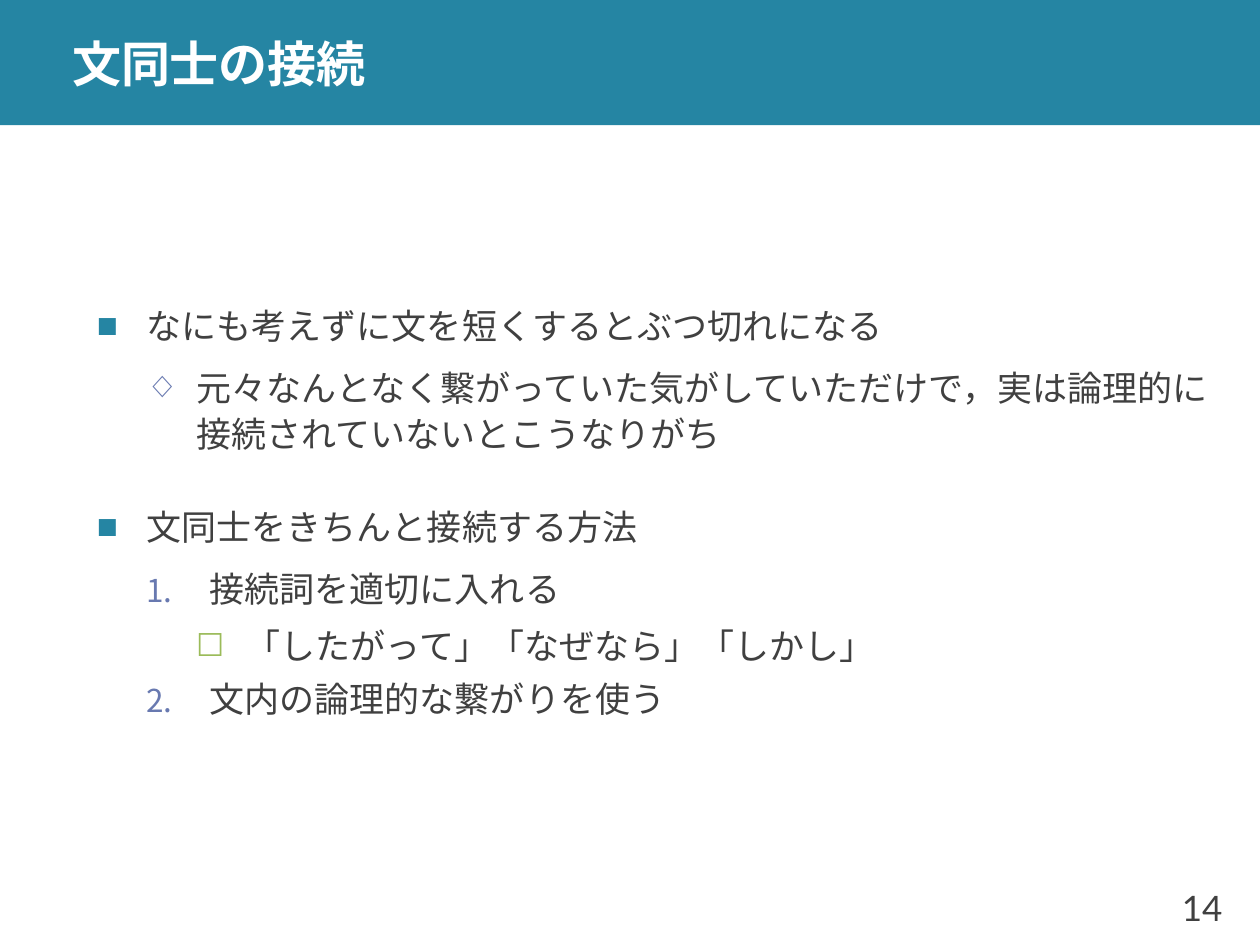
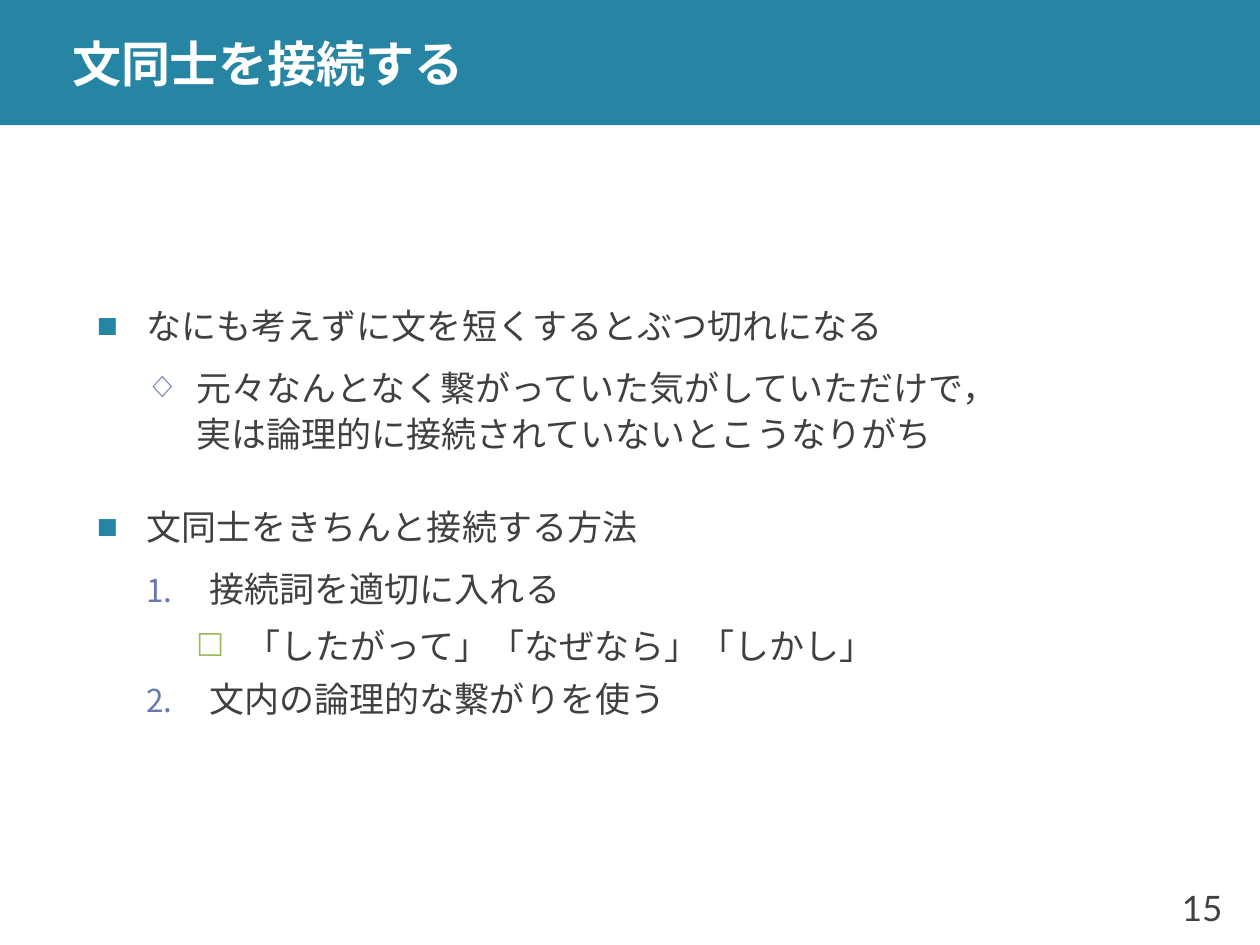
Before and after one commit to shioya-lab/how-to, a slide deck: slide 15 of english-paper.pptx (slide 14 before the commit). Drawn at 1260x945 pixels with LibreOffice and Linux fonts; fonts in the diff are those of the drawing. Boxes give left, top, right and bottom in pixels: in the first picture for what was removed or moved away, otherwise in the second. Text is boxed around its words. In the diff, an @@ line names an element or a change of style, - is before the commit and + after.

```diff
--- a/english-paper.pptx
+++ b/english-paper.pptx
@@ title at (72, 40, 463, 87): text changed @@
-文同士の接続
+文同士を接続する
@@ text at (196, 371, 997, 450): spaces changed @@
-  ◇ 元々なんとなく繋がっていた気がしていただけで，実は論理的に接続されていないとこうなりがち
+  ◇ 元々なんとなく繋がっていた気がしていただけで，
+    実は論理的に接続されていないとこうなりがち
@@ page number at (1182, 896, 1223, 922): text changed @@
-14
+15
```
Also in this commit, not shown: 9 other slides changed, 13 slides added, 1 slide removed, 1 other file.
